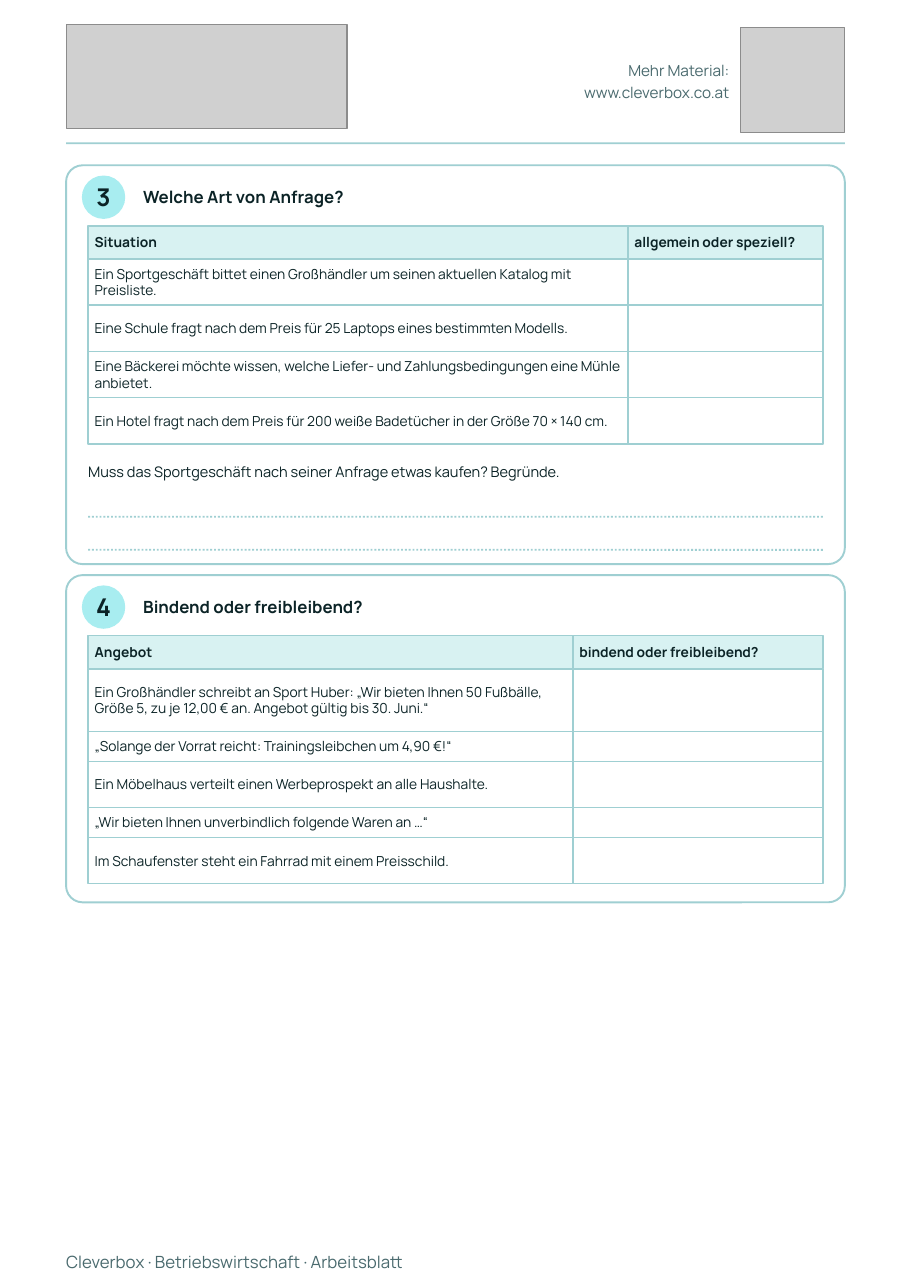
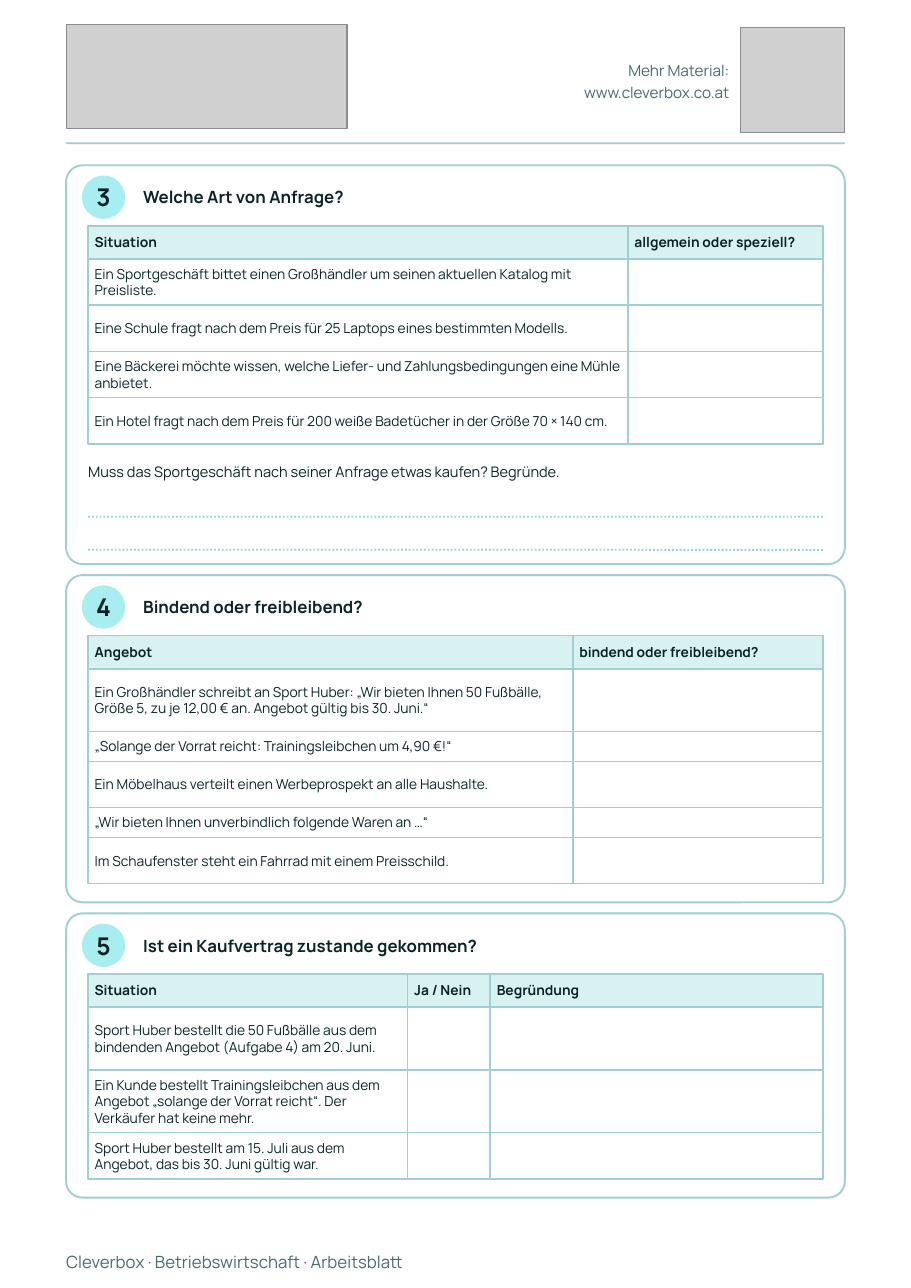
Before and after one commit to arminheske/claudecloud, a slide deck: slide 2 of videoslides/arbeitsblatt-abwicklung-kauf-a4.pptx. Drawn at 911x1288 pixels with LibreOffice and Linux fonts; fonts in the diff are those of the drawing; grey boxes stand for pictures. Boxes give left, top, right and bottom in pixels: in the first picture for what was removed or moved away, otherwise in the second. Text is boxed around its words. In the diff, an @@ line names an element or a change of style, - is before the commit and + after.

```diff
--- a/videoslides/arbeitsblatt-abwicklung-kauf-a4.pptx
+++ b/videoslides/arbeitsblatt-abwicklung-kauf-a4.pptx
@@ rounded rectangle added at [66,913,845,1197], fill #FFFFFF, outline #9FCFD2 1.25 pt @@
@@ ellipse added at [83,924,124,966], fill #A8EDF0, outline #A8EDF0 1 pt @@
@@ text added at [96,937,110,956], 16 pt, text #0B2326, bold @@
+5
@@ text added at [143,939,477,957], 11 pt, text #0B2326, bold @@
+Ist ein Kaufvertrag zustande gekommen?
@@ rectangle added at [88,974,408,1007], fill #D8F2F2, outline #9FCFD2 1 pt @@
@@ text added at [95,985,157,995], 9 pt, text #0B2326, bold @@
+Situation
@@ rectangle added at [408,974,490,1007], fill #D8F2F2, outline #9FCFD2 1 pt @@
@@ text added at [414,985,471,995], 9 pt, text #0B2326, bold @@
+Ja / Nein
@@ rectangle added at [490,974,823,1007], fill #D8F2F2, outline #9FCFD2 1 pt @@
@@ text added at [497,985,579,999], 9 pt, text #0B2326, bold @@
+Begründung
@@ rectangle added at [88,1007,408,1070], fill #FFFFFF, outline #9FCFD2 1 pt @@
@@ rectangle added at [408,1007,490,1070], fill #FFFFFF, outline #9FCFD2 1 pt @@
@@ rectangle added at [490,1007,823,1070], fill #FFFFFF, outline #9FCFD2 1 pt @@
@@ text added at [95,1025,377,1056], 9 pt, text #0B2326 @@
+Sport Huber bestellt die 50 Fußbälle aus dem bindenden Angebot (Aufgabe 4) am 20. Juni.
@@ rectangle added at [88,1070,408,1132], fill #FFFFFF, outline #9FCFD2 1 pt @@
@@ rectangle added at [408,1070,490,1132], fill #FFFFFF, outline #9FCFD2 1 pt @@
@@ rectangle added at [490,1070,823,1132], fill #FFFFFF, outline #9FCFD2 1 pt @@
@@ text added at [95,1080,380,1124], 9 pt, text #0B2326 @@
+Ein Kunde bestellt Trainingsleibchen aus dem Angebot „solange der Vorrat reicht“. Der Verkäufer hat keine mehr.
@@ rectangle added at [88,1132,408,1179], fill #FFFFFF, outline #9FCFD2 1 pt @@
@@ rectangle added at [408,1132,490,1179], fill #FFFFFF, outline #9FCFD2 1 pt @@
@@ rectangle added at [490,1132,823,1179], fill #FFFFFF, outline #9FCFD2 1 pt @@
@@ text added at [95,1143,345,1173], 9 pt, text #0B2326 @@
+Sport Huber bestellt am 15. Juli aus dem Angebot, das bis 30. Juni gültig war.
```
Also in this commit, not shown: 2 slides removed, 5 other files.
